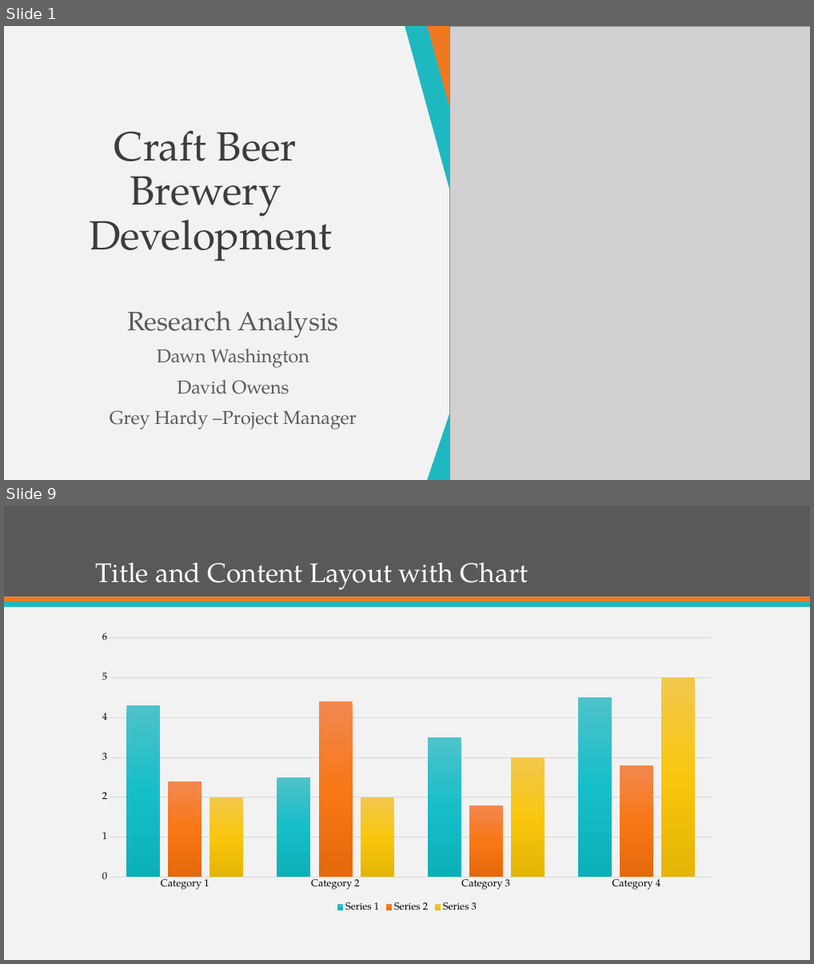
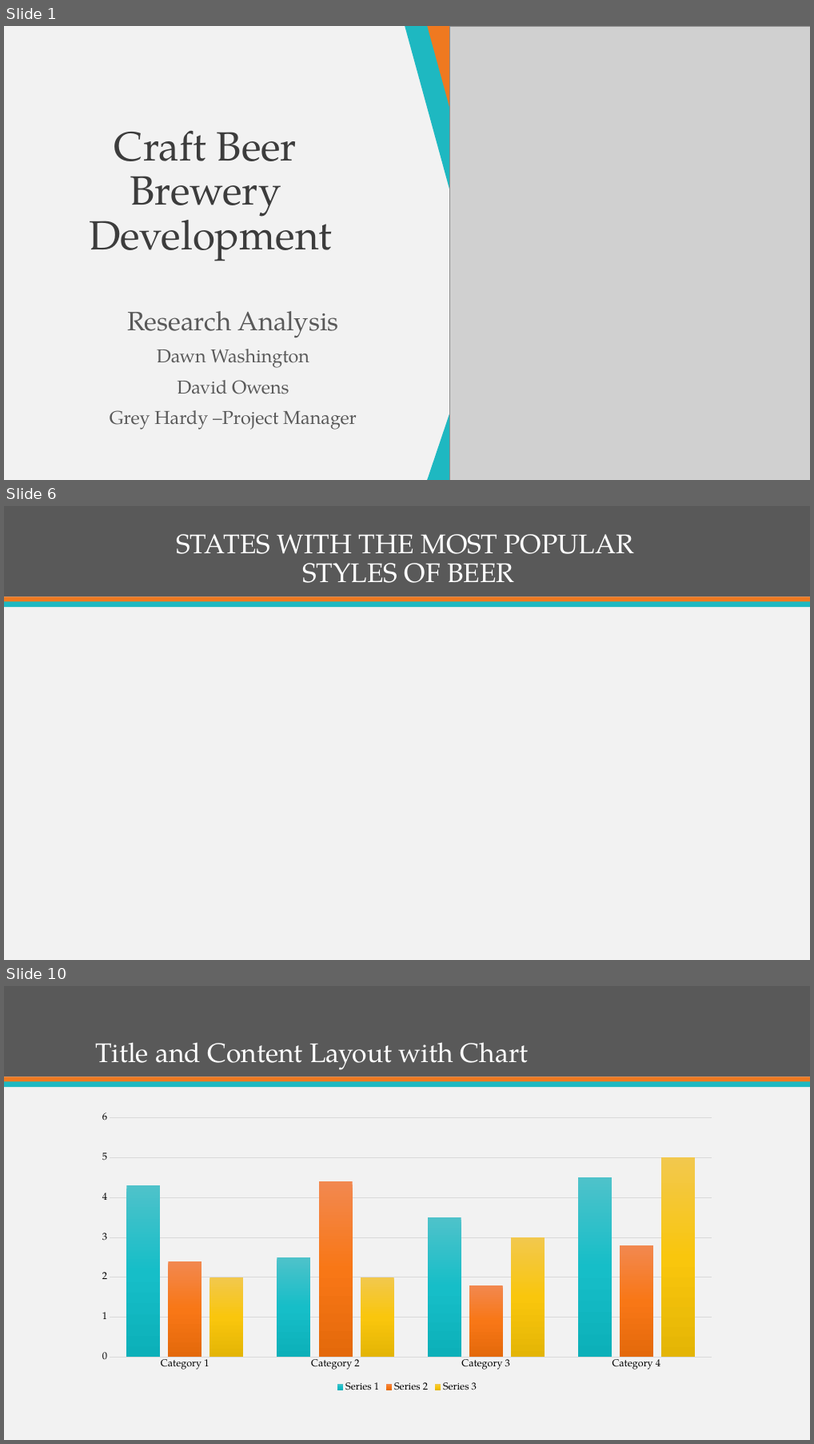
Before and after one commit to ItsGreyedOut/Brewery-Startup, a slide deck: presentation.pptx. Shown one above the other, each under a label of ours: slides 1 and 9 before the commit, slides 1, 6 and 10 after it; the slides between them are not shown. The pictures are 814x964 and 814x1444 pixels, drawn with LibreOffice and Linux fonts; fonts in the diff are those of the drawing; grey boxes stand for pictures. Boxes give left, top, right and bottom in pixels: in the first picture for what was removed or moved away, otherwise in the second. Text is boxed around its words. In the diff, an @@ line names an element or a change of style, - is before the commit and + after.

```diff
--- a/presentation.pptx
+++ b/presentation.pptx
@@ slide 6 added at (4,506,810,960), background #F2F2F2; not listed: 3 template elements that a slide beside it also shows @@
@@ title added at (176,534,634,583), 32 pt, text #FFFFFF @@
+STATES WITH THE MOST POPULAR
+STYLES OF BEER
@@ what was slide 9 is now slide 10 @@
```
Also in this commit, not shown: 5 slides changed, 3 other slides added, 10 slides removed, 2 other files.
